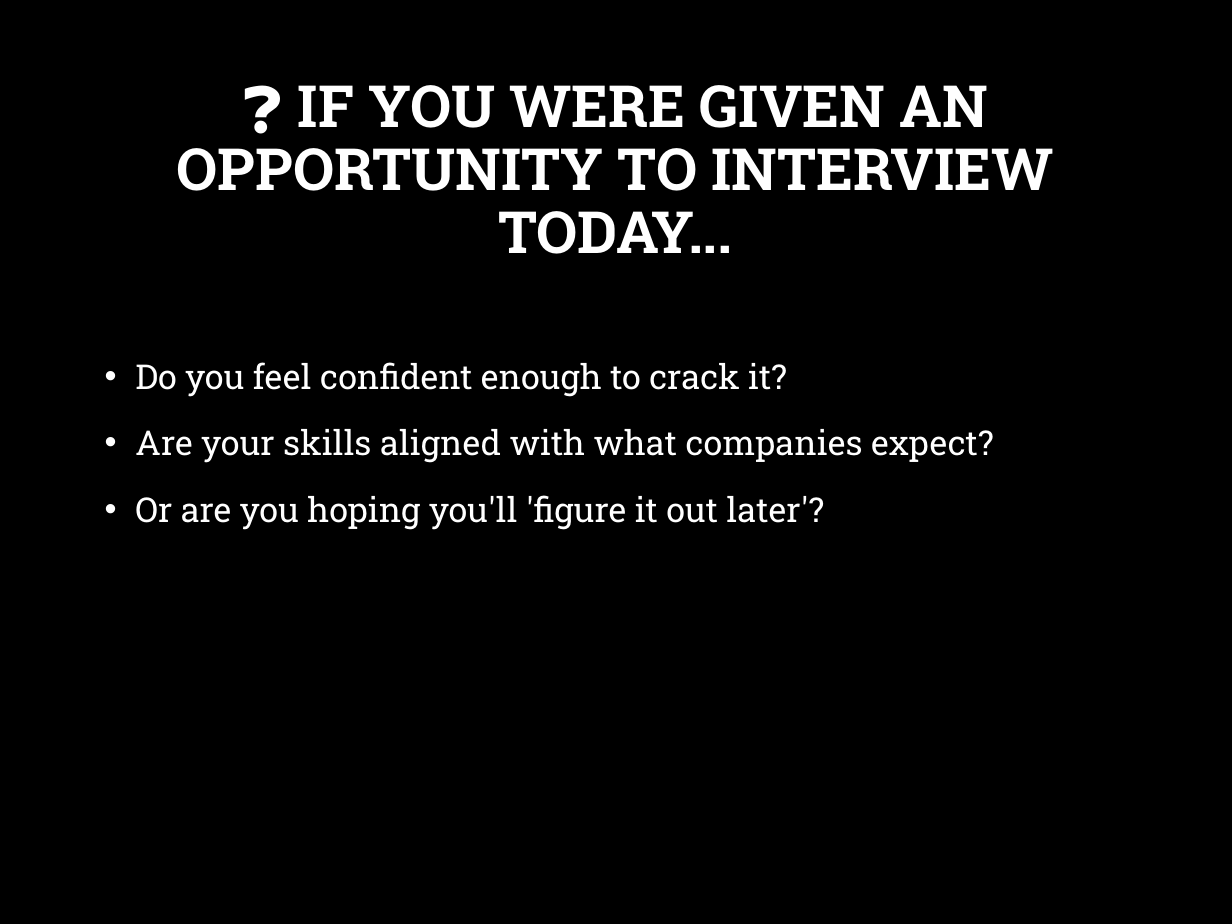
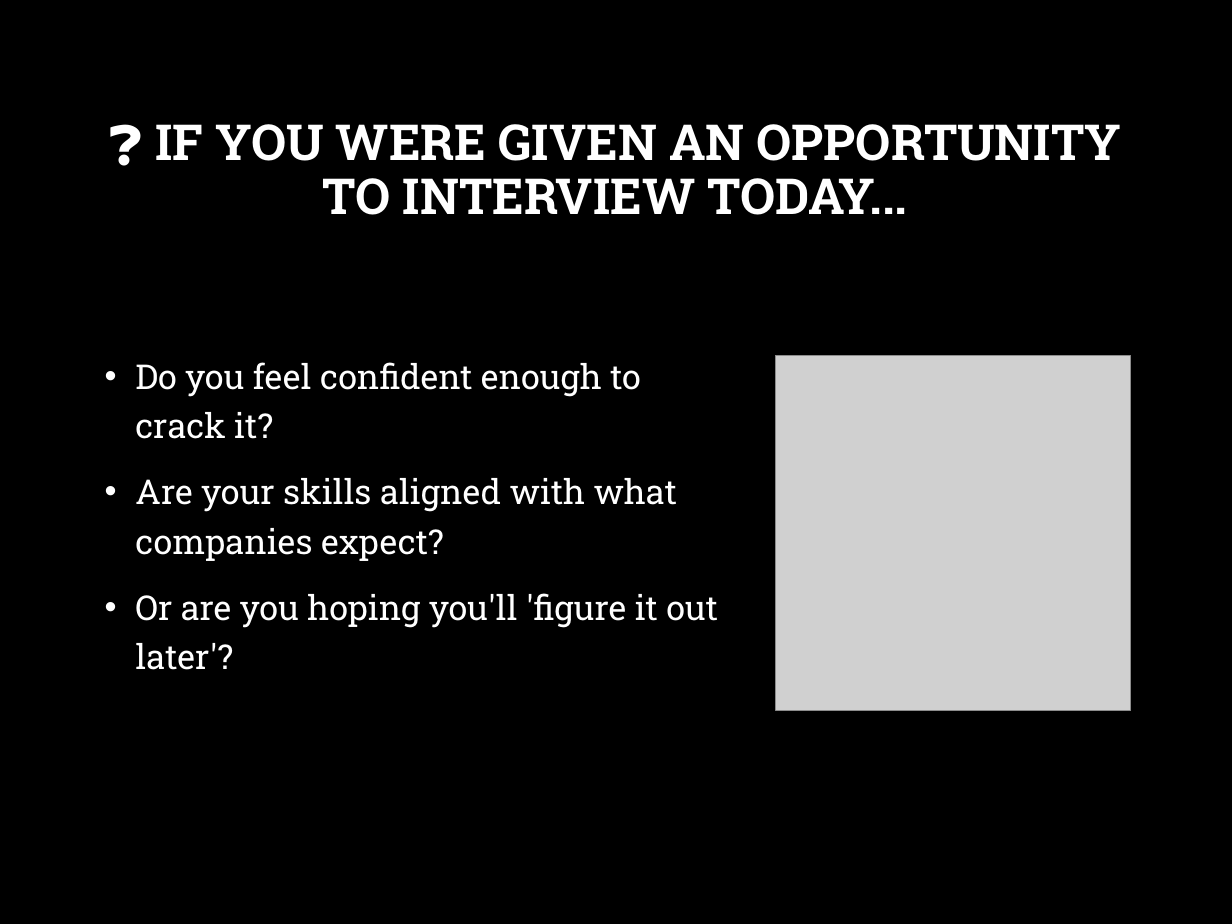
Before and after one commit to R-Venkat-Kalyan/Career-Launchpad, a slide deck: slide 2 of Updated_Summer_Placement_Training_Presentation.pptx (slide 1 before the commit). Drawn at 1232x924 pixels with LibreOffice and Linux fonts; fonts in the diff are those of the drawing; grey boxes stand for pictures; background and template pictures are left out. Boxes give left, top, right and bottom in pixels: in the first picture for what was removed or moved away, otherwise in the second. Text is boxed around its words. In the diff, an @@ line names an element or a change of style, - is before the commit and + after.

```diff
--- a/Updated_Summer_Placement_Training_Presentation.pptx
+++ b/Updated_Summer_Placement_Training_Presentation.pptx
@@ title "❓ IF YOU WERE GIVEN ..." at [155, 124, 1122, 215]: size 34 to 29 pt @@
@@ text "Do you feel confident enough ..." rewrapped from [135, 362, 994, 530] to [135, 362, 718, 670] @@
@@ picture added at [776, 356, 1131, 711] @@
```
Also in this commit, not shown: 4 other slides changed.
